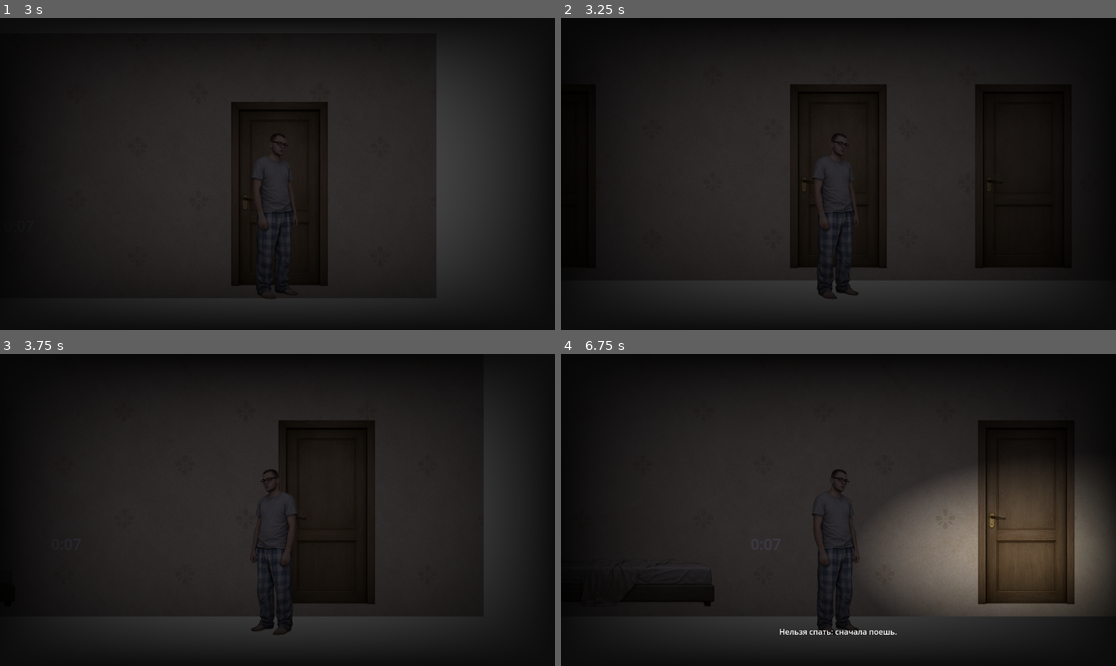
Above: before the commit, frames 1-4 (two rows, left to right).
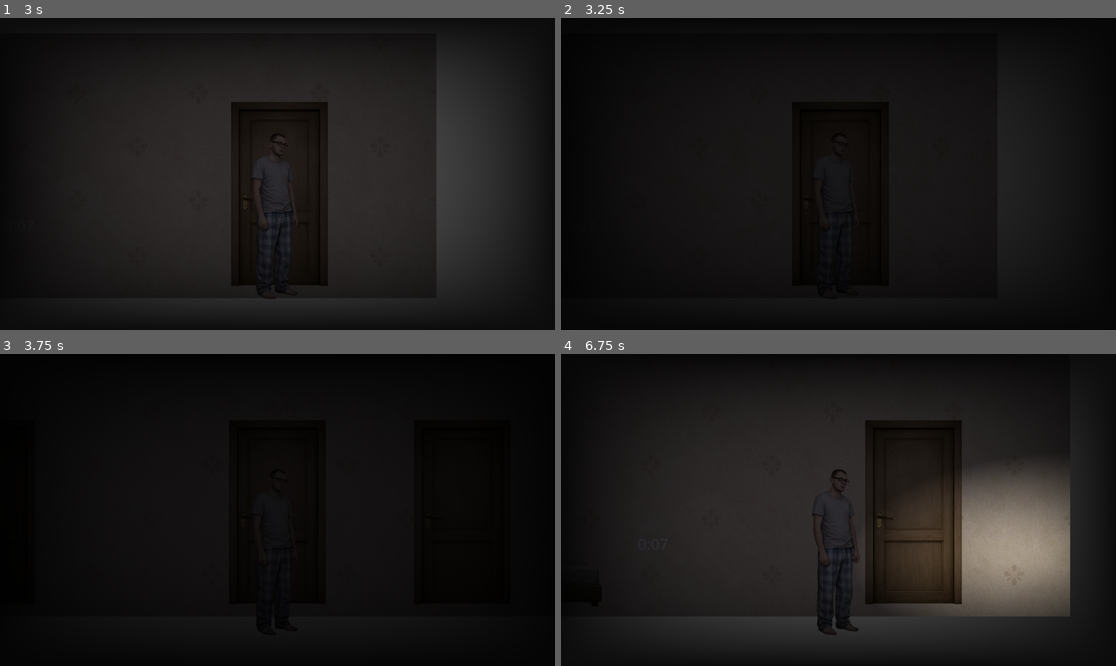
Above: after the commit, the same moments.

Repository: SergeyWithNormalName/Eater.-Loop.
Game: Godot game, scene res://scenes/cycles/level_01.tscn
Two runs of this game, one before a commit and one after it. Both use one fixed random seed, a clock stepped at 60 frames per second and the inputs below. The engine's default icon, where the game draws it, is replaced by a stand-in: a white triangle on a blue panel in a dark square.
Inputs (mouse positions are in pixels of both pictures, inside the frame that each line leads up to):
- Up to frame 1 (3 s): tap Enter at 0.5 s; move the mouse to (399, 158) at 0.52 s; hold Right (mg_cursor_right) 0.53-1.28 s; hold E (interact) 0.53-1.28 s; move the mouse to (166, 189) at 1.27 s; hold Down (mg_cursor_down) 1.28-2.03 s; tap E (interact) at 1.35, 2.3 s; tap Space at 2 s; move the mouse to (333, 105) at 2.02 s; press the mouse at (333, 105) at 2.03 s; hold Right (mg_cursor_right) 2.03-2.78 s; move the mouse to (249, 236) at 2.77 s; release the mouse at (249, 236) at 2.78 s; hold Up (mg_cursor_up) from 2.78 s (still down); tap F (toggle_flashlight) at 2.85 s
- Up to frame 2 (3.25 s): keep holding Up (mg_cursor_up); tap E (interact) at 3.05 s
- Up to frame 3 (3.75 s): move the mouse to (444, 556) at 3.52 s; release Up (mg_cursor_up) at 3.53 s; hold Left (mg_cursor_left) from 3.53 s (still down); hold E (interact) from 3.53 s (still down)
- Up to frame 4 (6.75 s): move the mouse to (672, 463) at 4.27 s; release E (interact) at 4.28 s; tap E (interact) at 4.35, 5.3, 6.05 s; move the mouse to (866, 510) at 5.02 s; release Left (mg_cursor_left) at 5.03 s; press the mouse at (866, 510) at 5.03 s; hold Down (mg_cursor_down) 5.03-5.78 s; tap Enter at 5.75 s; move the mouse to (755, 432) at 5.77 s; release the mouse at (755, 432) at 5.78 s; hold Right (mg_cursor_right) 5.78-6.53 s; tap F (toggle_flashlight) at 5.85 s; move the mouse to (960, 494) at 6.52 s; hold Up (mg_cursor_up) from 6.53 s (still down); hold E (interact) from 6.53 s (still down)

Frame 1 is identical in both runs. In frame 2, 4.0% of the frame differs, in the area x 13-85%, y 23-90%; in frame 3, 27%, in the area x 9-95%, y 14-91%; in frame 4, 18%.

Commit message:
Затемнение при переходах

Diff:
--- a/scenes/cycles/level_01.tscn
+++ b/scenes/cycles/level_01.tscn
@@ -242,7 +242,7 @@
 minigame_scene = ExtResource("11_3555j")
 food_scene = ExtResource("12_nghjy")
 andrey_face = ExtResource("12_hl306")
-food_count = 11
+food_count = 1
 bg_music = ExtResource("14_nghjy")
 win_sound = ExtResource("15_hl306")
 metadata/_edit_group_ = true
--- a/scripts/minigames/feed_minigame.gd
+++ b/scripts/minigames/feed_minigame.gd
@@ -17,8 +17,6 @@
 
 func _ready() -> void:
 	get_tree().paused = true
-	# Сигнал нам больше не нужен, пельмень сам скажет, когда его съели
-	# но оставим на всякий случай для других механик
 	if music_player.stream:
 		music_player.play()
 
@@ -36,11 +34,8 @@
 	for i in range(count):
 		var food = food_scene.instantiate()
 		food_container.add_child(food)
-
-		# Спавн вокруг центра контейнера
 		food.position = Vector2(randf_range(-50, 50), randf_range(-50, 50))
 
-		# ВАЖНО: Передаем пельменю ссылку на рот, чтобы он сам проверял попадание
 		if food.has_method("set_target_mouth"):
 			food.set_target_mouth(mouth_area)
 
@@ -50,7 +45,6 @@
 	_handle_gamepad_cursor(delta)
 
 func _handle_gamepad_cursor(delta: float) -> void:
-	# ИСПРАВЛЕНО: используем твои настройки input map (mg_cursor_...)
 	var joy_vector = Input.get_vector("mg_cursor_left", "mg_cursor_right", "mg_cursor_up", "mg_cursor_down")
 
 	if joy_vector.length() > 0.1:
@@ -77,12 +71,18 @@
 	get_tree().create_timer(finish_delay).timeout.connect(_close_game)
 
 func _close_game() -> void:
+	# Снимаем паузу, чтобы игра могла продолжить работу (например, проигрывать анимацию затемнения)
 	get_tree().paused = false
+
+	# Сообщаем холодильнику, что мы закончили
 	minigame_finished.emit()
-	queue_free()
+
+	# === ВАЖНОЕ ИЗМЕНЕНИЕ ===
+	# Мы НЕ удаляем себя здесь (queue_free убран).
+	# Теперь мы ждем, пока холодильник затемнит экран и удалит нас сам.
 
 func _exit_tree() -> void:
+	# Страховка на случай принудительного удаления
 	get_tree().paused = false
-	# Сбрасываем статику при выходе, чтобы в следующей игре не было глюков
 	if GameState.has_method("reset_dragging"):
-		GameState.reset_dragging() # Можно добавить, но пока решим это внутри food_item
+		GameState.reset_dragging()
--- a/scripts/objects/bed.gd
+++ b/scripts/objects/bed.gd
@@ -9,6 +9,7 @@
 @export_multiline var sleep_message_template: String = "Поспал. Цикл %d → %d"
 
 var _player_in_range: Node = null
+var _is_sleeping: bool = false # Защита от повторного нажатия
 
 func _ready() -> void:
 	input_pickable = false
@@ -22,6 +23,8 @@
 		_player_in_range = null
 
 func _unhandled_input(event: InputEvent) -> void:
+	if _is_sleeping: return
+
 	if event.is_action_pressed("interact") and _player_in_range != null:
 		_try_sleep()
 
@@ -30,16 +33,22 @@
 		UIMessage.show_text(not_ate_message)
 		return
 
+	_is_sleeping = true
+
 	var old_cycle := GameState.cycle
 	GameState.next_cycle()
 	var new_cycle := GameState.cycle
 
 	UIMessage.show_text(sleep_message_template % [old_cycle, new_cycle])
 
+	# Даем игроку секунду прочитать сообщение перед тем, как экран погаснет
+	await get_tree().create_timer(1.0).timeout
+
 	var next_scene: PackedScene = level_by_cycle.get(new_cycle, null)
 	if next_scene == null:
 		push_warning("Bed: не назначена сцена для цикла " + str(new_cycle))
-		# Можно добавить дефолтное действие или конец игры здесь
+		_is_sleeping = false
 		return
 
-	get_tree().change_scene_to_packed(next_scene)
+	# Плавная смена сцены
+	await UIMessage.change_scene_with_fade(next_scene)
--- a/scripts/objects/door.gd
+++ b/scripts/objects/door.gd
@@ -2,9 +2,8 @@
 
 @export var is_locked: bool = false
 @export_multiline var locked_message: String = "Дверь закрыта."
-
-@export var required_key_id: String = ""         # какой ключ нужен
-@export var required_key_name: String = ""       # название ключа для подсказки
+@export var required_key_id: String = ""
+@export var required_key_name: String = ""
 @export var consume_key_on_unlock: bool = false
 
 @export var target_marker: NodePath
@@ -12,9 +11,10 @@
 @export var use_scene_change: bool = false
 
 var _player_in_range: Node = null
+var _is_transitioning: bool = false
 
 func _ready() -> void:
-	input_pickable = false # Мышка не нужна
+	input_pickable = false
 
 func _on_body_entered(body: Node) -> void:
 	if body.is_in_group("player"):
@@ -25,18 +25,18 @@
 		_player_in_range = null
 
 func _unhandled_input(event: InputEvent) -> void:
+	if _is_transitioning: return
+
 	if event.is_action_pressed("interact") and _player_in_range != null:
 		_try_use_door()
 
 func _try_use_door() -> void:
 	if is_locked:
-		# Если дверь требует ключ
 		if required_key_id != "":
 			var player_has_key: bool = _player_in_range.has_method("has_key") and _player_in_range.has_key(required_key_id)
 
 			if player_has_key:
 				is_locked = false
-
 				if consume_key_on_unlock and _player_in_range.has_method("remove_key"):
 					_player_in_range.remove_key(required_key_id)
 
@@ -44,31 +44,71 @@
 				_perform_transition()
 				return
 			else:
-				# Подсказка игроку
 				if required_key_name != "":
 					UIMessage.show_text("%s\nНужен: %s." % [locked_message, required_key_name])
 				else:
 					UIMessage.show_text(locked_message)
 				return
 
-		# Просто заперта без ключа
 		UIMessage.show_text(locked_message)
 		return
 
 	_perform_transition()
 
 func _perform_transition() -> void:
+	_is_transitioning = true
+
+	# === ИСПРАВЛЕНИЕ 2: Защита от вылета и побега ===
+	# 1. Сохраняем ссылку на игрока локально, даже если он выйдет из зоны триггера
+	var player = _player_in_range
+
+	# 2. Если игрока нет или ссылка битая — выходим
+	if not is_instance_valid(player):
+		_is_transitioning = false
+		return
+
+	# 3. Отключаем управление игроку (замораживаем физику), чтобы он не ушел
+	if player.has_method("set_physics_process"):
+		player.set_physics_process(false)
+		# Если есть анимации ходьбы, можно принудительно поставить Idle,
+		# но обычно отключения физики достаточно, чтобы он застыл.
+	# ================================================
+
 	if use_scene_change:
 		if target_scene == null:
 			push_warning("Door: target_scene не задан.")
+			# Не забываем разморозить, если ошибка
+			if is_instance_valid(player): player.set_physics_process(true)
+			_is_transitioning = false
 			return
-		get_tree().change_scene_to_packed(target_scene)
+
+		await UIMessage.change_scene_with_fade(target_scene)
+
 	else:
 		if target_marker.is_empty():
 			push_warning("Door: target_marker не задан.")
+			if is_instance_valid(player): player.set_physics_process(true)
+			_is_transitioning = false
 			return
+
 		var marker := get_node_or_null(target_marker)
 		if marker == null:
 			push_warning("Door: target_marker не найден.")
+			if is_instance_valid(player): player.set_physics_process(true)
+			_is_transitioning = false
 			return
-		_player_in_range.global_position = marker.global_position
+
+		await UIMessage.fade_out(0.4)
+
+		# Проверяем, жив ли игрок после паузы
+		if is_instance_valid(player):
+			player.global_position = marker.global_position
+
+		await get_tree().create_timer(0.1).timeout
+		await UIMessage.fade_in(0.4)
+
+		# 4. Возвращаем управление
+		if is_instance_valid(player) and player.has_method("set_physics_process"):
+			player.set_physics_process(true)
+
+		_is_transitioning = false
--- a/scripts/objects/frizzer.gd
+++ b/scripts/objects/frizzer.gd
@@ -1,15 +1,16 @@
 extends Area2D
 
-# Настройки для КОНКРЕТНОГО уровня в Инспекторе
 @export_group("Minigame Settings")
-@export var minigame_scene: PackedScene # Сюда перетащишь сцену мини-игры (FeedMiniGame)
-@export var food_scene: PackedScene     # Сюда перетащишь сцену еды (FoodItem)
-@export var andrey_face: Texture2D      # Лицо Андрея для этого уровня
-@export var food_count: int = 5         # Сколько нужно съесть
-@export var bg_music: AudioStream       # Музыка фона
-@export var win_sound: AudioStream      # Звук победы ("рыг" или "вкусно")
+@export var minigame_scene: PackedScene
+@export var food_scene: PackedScene
+@export var andrey_face: Texture2D
+@export var food_count: int = 5
+@export var bg_music: AudioStream
+@export var win_sound: AudioStream
 
 var player_inside: bool = false
+var _is_interacting: bool = false
+var _current_minigame: Node = null # Храним ссылку на текущую игру
 
 func _ready() -> void:
 	input_pickable = false
@@ -25,8 +26,9 @@
 		player_inside = false
 
 func _unhandled_input(event: InputEvent) -> void:
-	if not player_inside:
-		return
+	if _is_interacting: return
+	if not player_inside: return
+
 	if event.is_action_pressed("interact"):
 		_try_interact()
 
@@ -35,36 +37,48 @@
 		UIMessage.show_text("Ты уже ел.")
 		return
 
-	# Если мини-игра не настроена, просто кормим (как раньше)
+	_is_interacting = true
+
 	if minigame_scene == null or food_scene == null:
 		push_warning("Frizzer: Minigame scene or Food scene is missing!")
 		_complete_feeding()
+		_is_interacting = false
 		return
 
+	await UIMessage.fade_out(0.3)
 	_start_minigame()
+	await UIMessage.fade_in(0.3)
 
 func _start_minigame() -> void:
-	# Создаем игру
 	var game = minigame_scene.instantiate()
-	# Добавляем в корень сцены (выше текущего уровня), чтобы перекрыла всё
+	_current_minigame = game # Запоминаем ссылку
 	get_tree().root.add_child(game)
 
-	# Настраиваем
 	if game.has_method("setup_game"):
 		game.setup_game(andrey_face, food_scene, food_count, bg_music, win_sound)
 
-	# Подписываемся на окончание
 	game.minigame_finished.connect(_on_minigame_finished)
 
 func _on_minigame_finished() -> void:
+	# 1. Сначала затемняем экран (Андрей всё еще виден!)
+	await UIMessage.fade_out(0.4)
+
+	# 2. Теперь, когда темно, удаляем мини-игру
+	if _current_minigame != null:
+		_current_minigame.queue_free()
+		_current_minigame = null
+
+	# 3. Обновляем логику игры
 	_complete_feeding()
+
+	# 4. Проявляем экран обратно
+	await UIMessage.fade_in(0.4)
+	_is_interacting = false
 
 func _complete_feeding() -> void:
 	GameState.mark_ate()
 	UIMessage.show_text("Андрей поел.")
 
-	# === ЛАЗЕЙКА НА БУДУЩЕЕ ===
-	# Проверяем, есть ли у уровня метод "on_fed_andrey" и вызываем его
 	var current_level = get_tree().current_scene
 	if current_level.has_method("on_fed_andrey"):
 		current_level.on_fed_andrey()
--- a/scripts/ui_message.gd
+++ b/scripts/ui_message.gd
@@ -4,10 +4,21 @@
 
 var _label: Label
 var _timer: Timer
+var _fade_rect: ColorRect
 
 func _ready() -> void:
-	# Чтобы сообщения были поверх всего (затемнений, стен и т.д.)
+	# === ВАЖНОЕ ИСПРАВЛЕНИЕ ===
+	# Эта настройка разрешает скрипту работать, даже когда включена пауза (в мини-играх)
+	process_mode = Node.PROCESS_MODE_ALWAYS
+	# ==========================
+
 	layer = 100
+
+	_fade_rect = ColorRect.new()
+	_fade_rect.set_anchors_preset(Control.PRESET_FULL_RECT)
+	_fade_rect.color = Color(0, 0, 0, 0)
+	_fade_rect.mouse_filter = Control.MOUSE_FILTER_IGNORE
+	add_child(_fade_rect)
 
 	_label = Label.new()
 	add_child(_label)
@@ -17,14 +28,11 @@
 	_label.horizontal_alignment = HORIZONTAL_ALIGNMENT_CENTER
 	_label.vertical_alignment = VERTICAL_ALIGNMENT_BOTTOM
 
-	# Растягиваем на весь экран с отступами
 	_label.set_anchors_preset(Control.PRESET_FULL_RECT)
 	_label.offset_left = 40
 	_label.offset_right = -40
 	_label.offset_top = 0
-	_label.offset_bottom = -60 # Чуть выше, чтобы не прилипало к краю
-
-	# Игнорируем мышь, чтобы текст не мешал кликать (если вдруг понадобится)
+	_label.offset_bottom = -60
 	_label.mouse_filter = Control.MOUSE_FILTER_IGNORE
 
 	_timer = Timer.new()
@@ -38,9 +46,23 @@
 		return
 	_label.text = t
 	_label.visible = true
-
-	# Если таймер уже идет, он перезапустится с новым временем
 	_timer.start(duration if duration > 0.0 else default_duration)
 
 func _on_timeout() -> void:
 	_label.visible = false
+
+func fade_out(duration: float = 0.5) -> void:
+	_fade_rect.mouse_filter = Control.MOUSE_FILTER_STOP
+	var tween = create_tween()
+	await tween.tween_property(_fade_rect, "color:a", 1.0, duration).finished
+
+func fade_in(duration: float = 0.5) -> void:
+	var tween = create_tween()
+	await tween.tween_property(_fade_rect, "color:a", 0.0, duration).finished
+	_fade_rect.mouse_filter = Control.MOUSE_FILTER_IGNORE
+
+func change_scene_with_fade(new_scene: PackedScene, duration: float = 0.5) -> void:
+	await fade_out(duration)
+	get_tree().change_scene_to_packed(new_scene)
+	await get_tree().process_frame
+	await fade_in(duration)
